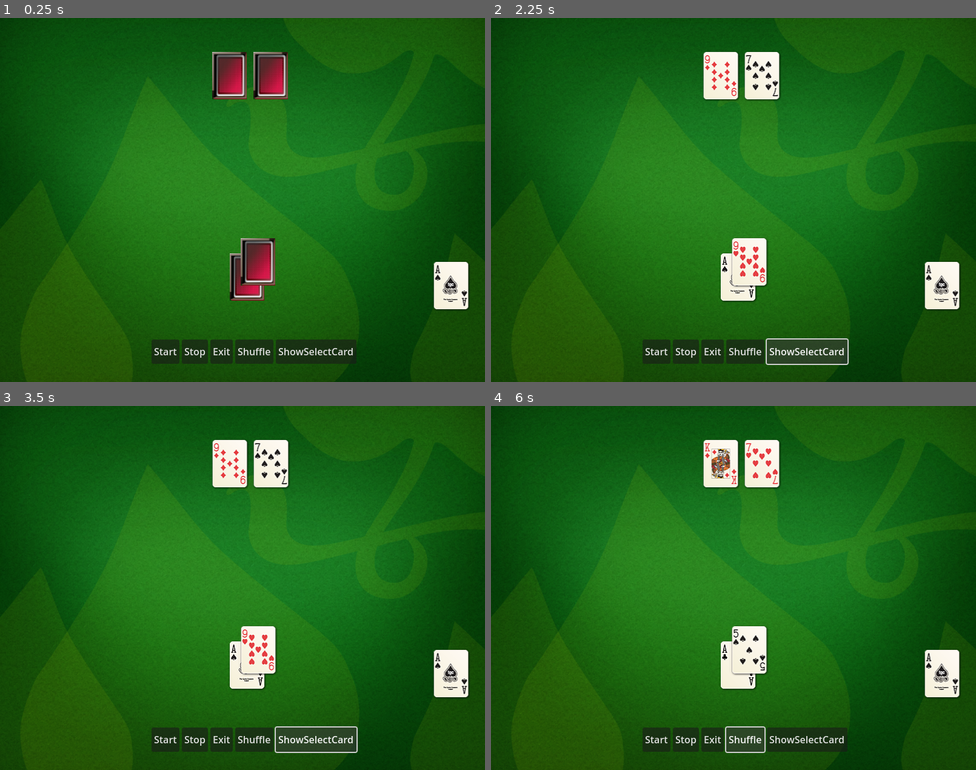
Above: before the commit, frames 1-4 (two rows, left to right).
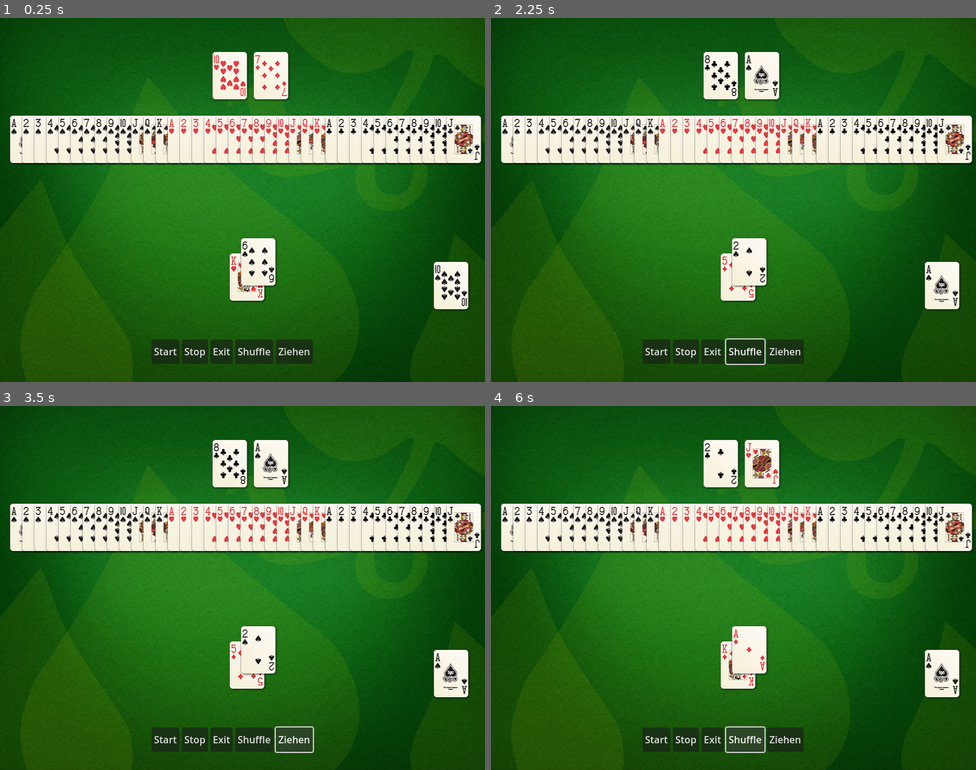
Above: after the commit, the same moments.

Repository: GizehFire/CoolBlackJack
Game: Godot game, scene res://scene/main.tscn
Same seed, same stepped clock (60 frames per second), same inputs: the game is played once before the commit and once after it.
Inputs (mouse positions are in pixels of both pictures, inside the frame that each line leads up to):
- Up to frame 1 (0.25 s): no input
- Up to frame 2 (2.25 s): click "Stop" at 0.5 s; click "Shuffle" at 1.25 s; click (806, 352) at 2 s, where only the run before the commit has a clickable "ShowSelectCard"
- Up to frame 3 (3.5 s): click (295, 740) at 2.75 s, where only the run after the commit has a clickable "Ziehen"
- Up to frame 4 (6 s): click "Start" at 3.5 s; click "Start" at 4.25 s; click "Stop" at 5 s; click "Shuffle" at 5.75 s

The runs differ from the first frame. In frame 1, 18% of the frame differs, in the area x 2-100%, y 9-95%; in frame 2, 15%; in frame 3, 15%; in frame 4, 15%.

Commit message:
deck-logic
* Some functions that were previously in "main.gd" have been refactored into "module/utils.gd".

* A “Ziehen” / “Hits” button has been added.

Diff:
--- a/scene/buttons.tscn
+++ b/scene/buttons.tscn
@@ -26,8 +26,12 @@
 [node name="btn_select_card" type="Button" parent="HBoxContainer"]
 layout_mode = 2
 
+[node name="btn_hits" type="Button" parent="HBoxContainer"]
+layout_mode = 2
+
 [connection signal="pressed" from="HBoxContainer/btn_start" to="." method="_on_btn_start_pressed"]
 [connection signal="pressed" from="HBoxContainer/btn_stop" to="." method="_on_btn_stop_pressed"]
 [connection signal="pressed" from="HBoxContainer/btn_exit" to="." method="_on_btn_exit_pressed"]
 [connection signal="pressed" from="HBoxContainer/btn_shuffle" to="." method="_on_btn_shuffle_pressed"]
 [connection signal="pressed" from="HBoxContainer/btn_select_card" to="." method="_on_btn_select_card_pressed"]
+[connection signal="pressed" from="HBoxContainer/btn_hits" to="." method="_on_btn_hits_pressed"]
--- a/scene/testmod.tscn
+++ b/scene/testmod.tscn
@@ -11,3 +11,7 @@
 offset_right = 418.0
 offset_bottom = 334.0
 text = "Okay"
+
+[node name="Label" type="Label" parent="."]
+offset_right = 40.0
+offset_bottom = 23.0
--- a/scripte/buttons.gd
+++ b/scripte/buttons.gd
@@ -7,7 +7,7 @@
 @onready var btn_exit: Button = $HBoxContainer/btn_exit
 @onready var btn_shuffle: Button = $HBoxContainer/btn_shuffle
 @onready var btn_select_card: Button = $HBoxContainer/btn_select_card
-
+@onready var btn_hits: Button = $HBoxContainer/btn_hits
 
 func _ready() -> void:
 
@@ -16,6 +16,11 @@
 	btn_exit.text="Exit"
 	btn_shuffle.text="Shuffle"
 	btn_select_card.text="ShowSelectCard"
+	btn_hits.text="Ziehen"
+
+	# Button vorerst deaktivieren und ausblenden
+	btn_select_card.disabled=true
+	btn_select_card.visible=false
 
 func _on_btn_exit_pressed() -> void:
 	emit_signal("pressed_button", btn_exit.text)
@@ -31,3 +36,6 @@
 
 func _on_btn_select_card_pressed() -> void:
 	emit_signal("pressed_button", btn_select_card.text)
+
+func _on_btn_hits_pressed() -> void:
+	emit_signal("pressed_button", btn_hits.text)
--- a/scripte/main.gd
+++ b/scripte/main.gd
@@ -2,165 +2,59 @@
 
 @onready var buttons: Node = $buttons
 @onready var cards: AnimatedSprite2D = $cards
-@onready var first_card: Sprite2D = $PlayerHand/firstCard
+
+@onready var first_card : Sprite2D = $PlayerHand/firstCard
 @onready var second_card: Sprite2D = $PlayerHand/secondCard
+
 @onready var up_card: Sprite2D = $DealerHand/up_card
 @onready var hole_card: Sprite2D = $DealerHand/hole_card
 
-@export_category("Test Variablen")
-@export var test:int=25
+var actions : Dictionary
+var my_deck: Array[int] = [] # Persistentes, gemischtes Kartendeck
 
-var actions : Dictionary
-var my_deck: Array[int] = []	# Persistentes, gemischtes Kartendeck
 var Utils = preload("res://scripte/module/utils.gd").new()
 
-enum Suit { PIK, HERZ, KREUZ, KARO }               # 0-3
-enum Rank { AS, ZWEI, DREI, VIER, FUENF, SECHS,
-			SIEBEN, ACHT, NEUN, ZEHN, BUBE, DAME, KOENIG }  # 0-12
-
-const ANIM := "default"                            # Name der Animation im SpriteFrames
-# ─────────────────────────────────────────────────────────────
-# 1) Kernfunktion → arbeitet streng typisiert mit Enums
-func _show_card(suit: Suit, rank: Rank) -> void:
-	cards.animation = ANIM
-	if cards.is_playing():
-		cards.playing	= false			# oder stop(), je nach Bedarf
-	cards.frame		= suit * 13 + rank
-
-func show_card(suit: Suit, rank: Rank) -> void:
-	_show_card(suit, rank)
-
-# Variante B: Integer-Aufruf (z. B. show_card_idx(3, 11))
-func show_card_idx(suit_i: int, rank_i: int) -> void:
-	var suit: Suit = suit_i as Suit		# Cast zwingend!
-	var rank: Rank = rank_i as Rank
-	_show_card(suit, rank)
-
-# Variante C: Einzelner Kartenindex 0-51
-func show_card_flat(i: int) -> void:
-	var suit: Suit = (i / 13) as Suit
-	var rank: Rank = (i % 13) as Rank
-	_show_card(suit, rank)
-
 func _ready() -> void:
-
-	show_card(Suit.PIK, Rank.AS)		# Herz Dame in Enum-Schreibweise
-	#show_card_idx(0, 0)				# exakt dieselbe Karte via Zahlen
-	#show_card_flat(0)					# Index-Variante (49 = Karo Bube)
-
-	print("Maxmimale Kartenanzahl: " + str(Ermitteln_Anzahl_Kartendeck()))
-
-	#lege_karte(up_card,0)
-	#lege_karte(hole_card,45)
-
-	# Nur einmal mischen zu Beginn
-	my_deck = Utils.deck_shuffle()
 
 	actions =   {
 
 		"Exit":    get_tree().quit,
 		"Start":   cards.play.bind("default"),
 		"Stop":    cards.stop,
-		"Shuffle": start_new_round,
-		"ShowSelectCard": player_select_cards
+		"Shuffle": Utils._start_new_round.bind(first_card, second_card, up_card, hole_card, cards,my_deck),
+		"ShowSelectCard": player_select_cards,
+		"Ziehen": player_select_hits
 
 	}
 
+	# Exakt dieselbe Karte via Zahlen
+	# Utils.show_card_idx(cards,4, 0)
+
+	# Index-Variante (49 = Karo Bube)
+	# Utils.show_card_flat(cards,49)
+
+	Utils._show_card(cards, Utils.Suit.PIK, Utils.Rank.ZEHN)		# Herz Dame in Enum-Schreibweise
+
+	print("Maxmimale Kartenanzahl: " + str(Utils.Ermitteln_Anzahl_Kartendeck(cards)))
+
+	Utils.lege_karte(cards, up_card,22)
+	Utils.lege_karte(cards, hole_card,45)
+	Utils.lege_karte(cards, first_card,25)
+	Utils.lege_karte(cards, second_card,05)
+
+	# Nur einmal mischen zu Beginn
+	my_deck = Utils.deck_shuffle()
+
 	buttons.pressed_button.connect(Callable(_on_buttons_selected))
+
+	Utils._karten_legen(self, up_card, cards, 25,200,37)
+
+func player_select_hits() -> void:
+	print("Player have pressed 'hits' button")
 
 func player_select_cards():
 	print("you pressed 'Select Button'")
 
-
-func set_shuffle_card(deck: Array[int]) -> Array[int]:
-	# reine Logik
-
-	var idx : Dictionary = Utils.get_card_indices(my_deck)
-	var anim := cards.animation
-
-	first_card.texture  = cards.sprite_frames.get_frame_texture(anim, idx["first"])
-	second_card.texture = cards.sprite_frames.get_frame_texture(anim, idx["second"])
-	up_card.texture     = cards.sprite_frames.get_frame_texture(anim, idx["up"])
-	hole_card.texture   = cards.sprite_frames.get_frame_texture(anim, idx["hole"])
-
-	print("%d : %d : %d : %d" % [idx["first"], idx["second"], idx["up"], idx["hole"]])
-	return deck
-
-func start_new_round() -> void:
-	if my_deck.size() < 4:
-		my_deck = Utils.deck_shuffle()
-		print(" - New Mix - ")
-	set_shuffle_card(my_deck)
-
 func _on_buttons_selected(item:String) -> void:
 	if actions.has(item):
 		actions[item].call()      # eine Zeile statt vieler ifs
-
-func lege_karte(Deck_Position:Sprite2D, Karten_Nummer:int) -> void:
-	# Beschreibung:
-	#
-	# Auswahl eines bestimmten Karten-Frames (z. B. für Tests oder gezielte Anzeige)
-	#
-	# Eingabe:
-	#
-	#	1. = Wo soll die gewaehlte Karte gelegt werden
-	#	2. = Kartenwahl von As bis K
-	#
-	# Ausgabe: Keine
-
-	# Weist dem up_card-Sprite die Textur des Frame Nr. 7 zu (Index basiert auf SELECT_CARDS)
-
-	Deck_Position.texture = cards.sprite_frames.get_frame_texture(cards.animation, Karten_Nummer)
-
-func Ermitteln_Anzahl_Kartendeck():
-
-	# Ermittelt die maximale Anzahl an Frames (Karten) in der aktuellen Animation des AnimatedSprite2D
-	var maximal_cards: int = cards.sprite_frames.get_frame_count(cards.animation)
-
-	# Gibt die Anzahl der verfügbaren Karten (Frames) im Terminal aus
-	return maximal_cards
-
-func Karten_legen(position_x:int, position_y:int, anzahl_karte:int) -> void:
-
-	# Beschreibung:
-	#
-	#	Bestimmte Anzahl von Karten auf dem Tisch legen
-	#
-	# Eingabe:
-	#
-	#	1. = X-Kooridnaten
-	#	2. = Y-Kooridnaten
-	#	3. = maxmale Kartenanzahl
-	#
-	# Ausgabe: Keine
-
-	var neue_karten: Array[Sprite2D]	= []
-
-	# Fange bei der ersten Karte an
-	var deck_number: int = 0
-
-	# Abstandpostion zwischen den Karten
-	var abstand_karte: int = 20
-
-	for i in range(anzahl_karte):
-
-		var klon: Sprite2D = up_card.duplicate() as Sprite2D
-
-		# Textur aus SpriteFrames holen
-		klon.texture = cards.sprite_frames.get_frame_texture(cards.animation, deck_number)
-
-		# nächste Karte
-		deck_number += 1
-
-		# Position berechnen (Start + Versatz)
-		klon.position = Vector2(position_x + (i + 1) * abstand_karte, position_y)
-
-		# sichtbar machen
-		add_child(klon)
-
-		# im Array speichern
-		neue_karten.append(klon)
-
-	# Für Debug:
-	# print("Es wurden ", neue_karten.size(), " Karten erzeugt.")
-	# print(neue_karten)
--- a/scripte/module/utils.gd
+++ b/scripte/module/utils.gd
@@ -1,13 +1,137 @@
 # module/uitls.gd
-
 extends Node
 
-func ensure_enough_cards(_deck: Array[int]) -> Array[int]:
+const ANIM := "default"	# Name der Animation im SpriteFrames
 
+enum Suit { PIK, HERZ, KREUZ, KARO }               # 0-3
+enum Rank { AS, ZWEI, DREI, VIER, FUENF, SECHS,
+			SIEBEN, ACHT, NEUN, ZEHN, BUBE, DAME, KOENIG }  # 0-12
+
+func _build_actions(
+	# Setze das dann in main.gd rein unter der Funktion
+	#
+	# func _ready() -> void:
+	#
+	# 	add_child(Utils)				# jetzt hat Utils einen Tree
+	# 	actions = Utils.build_actions(
+
+	#	self, first_card, second_card,
+	#	up_card, hole_card,
+	#	cards, my_deck)
+	#
+	#	pass
+
+		main_node: Node,
+		first_C: Sprite2D,
+		sec_C: Sprite2D,
+		up_C: Sprite2D,
+		hole_C: Sprite2D,
+		cards_ani: AnimatedSprite2D,
+		deck: Array[int]) -> Dictionary:
+
+			return {
+
+		"Exit": get_tree().quit,
+		"Start": cards_ani.play.bind("default"),
+		"Stop": cards_ani.stop,
+		"Shuffle": _start_new_round.bind(
+			first_C, sec_C, up_C, hole_C, cards_ani, deck),
+		"ShowSelectCard": main_node.player_select_cards,
+		"Ziehen": main_node.player_select_hits,
+	}
+
+func _start_new_round (first_C, sec_C,up_C,hole_C: Sprite2D, cards_ani: AnimatedSprite2D, _deck: Array[int]) ->void:
 	if _deck.size() < 4:
+		#_deck = Utils.deck_shuffle()
+		_deck.clear()                              # alles raus
+		_deck.append_array(deck_shuffle())
 		print(" - New Mix - ")
-		return deck_shuffle()        # mischt ein neues 52-Karten-Deck
+	set_shuffle_card(first_C, sec_C, up_C, hole_C, cards_ani, _deck)
+
+func Ermitteln_Anzahl_Kartendeck(Kartendeck: AnimatedSprite2D):
+
+	# Ermittelt die maximale Anzahl an Frames (Karten) in der aktuellen Animation des AnimatedSprite2D
+	var maximal_cards: int = Kartendeck.sprite_frames.get_frame_count(Kartendeck.animation)
+
+	# Gibt die Anzahl der verfügbaren Karten (Frames) im Terminal aus
+	return maximal_cards
+
+func lege_karte(Kartendeck: AnimatedSprite2D, Deck_Position:Sprite2D, Karten_Nummer:int) -> void:
+	# Beschreibung:
+	#
+	# Auswahl eines bestimmten Karten-Frames (z. B. für Tests oder gezielte Anzeige)
+	#
+	# Eingabe:
+	#	1. = Kartendeck waehlen (AnimatedSprite2D)
+	#	2. = Wo soll die gewaehlte Karte gelegt werden
+	#	3. = Kartenwahl von As bis K
+	#
+	# Ausgabe: Keine
+
+	# Weist dem up_card-Sprite die Textur des Frame Nr. 7 zu (Index basiert auf SELECT_CARDS)
+
+	Deck_Position.texture = Kartendeck.sprite_frames.get_frame_texture(Kartendeck.animation, Karten_Nummer)
+
+func _karten_legen(
+
+	parent: Node,	# <- NEU
+	kartendeck: Sprite2D,
+	karten_ani: AnimatedSprite2D,
+	position_x: int,
+	position_y: int,
+	anzahl: int
+) -> Array[Sprite2D]:
+
+	var neu: Array[Sprite2D] = []
+	var deck_nr := 0
+	const ABSTAND := 20
+
+	for i in anzahl:
+		var klon := kartendeck.duplicate() as Sprite2D
+		klon.texture = karten_ani.sprite_frames.get_frame_texture(
+			karten_ani.animation,
+			deck_nr
+		)
+		deck_nr += 1
+		klon.position = Vector2(position_x + (i + 1) * ABSTAND, position_y)
+		parent.add_child(klon)	# <- NICHT Utils!
+		neu.append(klon)
+
+	return neu
+
+func set_shuffle_card(first_C, sec_C,up_C,hole_C:Sprite2D, cards_ani: AnimatedSprite2D, _deck: Array[int]) -> Array[int]:
+	# reine Logik
+
+	var idx : Dictionary = get_card_indices(_deck)
+	var anim := cards_ani.animation
+
+	first_C.texture  = cards_ani.sprite_frames.get_frame_texture(anim, idx["first"])
+	sec_C.texture = cards_ani.sprite_frames.get_frame_texture(anim, idx["second"])
+	up_C.texture     = cards_ani.sprite_frames.get_frame_texture(anim, idx["up"])
+	hole_C.texture   = cards_ani.sprite_frames.get_frame_texture(anim, idx["hole"])
+
+	print("%d : %d : %d : %d" % [idx["first"], idx["second"], idx["up"], idx["hole"]])
 	return _deck
+
+func _show_card(cards_ani: AnimatedSprite2D, suit: Suit, rank: Rank) -> void:
+	cards_ani.animation = ANIM
+	if cards_ani.is_playing():
+		cards_ani.playing	= false			# oder stop(), je nach Bedarf
+	cards_ani.frame		= suit * 13 + rank
+
+# Variante B: Integer-Aufruf
+# (z. B@onready var btn_select_card:
+# Button = $HBoxContainer/btn_select_cardva. show_card_idx(3, 11))
+func show_card_idx(cards_ani: AnimatedSprite2D, suit_i: int, rank_i: int) -> void:
+	var suit: Suit = suit_i as Suit		# Cast zwingend!
+	var rank: Rank = rank_i as Rank
+	_show_card(cards_ani, suit, rank)
+
+# Variante C: Einzelner Kartenindex 0-51
+func show_card_flat(cards_ani: AnimatedSprite2D, i: int) -> void:
+	var suit: Suit = (i / 13) as Suit
+	var rank: Rank = (i % 13) as Rank
+	_show_card(cards_ani, suit, rank)
 
 func get_card_indices(_deck: Array[int]) -> Dictionary:
 	# zieht 4 Karten nacheinander und liefert ihre Indizes
--- a/scripte/testmod.gd
+++ b/scripte/testmod.gd
@@ -1,7 +1,21 @@
 extends Node2D
+@onready var label : Label = $Label
 
 func _ready() -> void:
 
+	var txt: String  = "76"
+	var num: int     = txt as int        # → 123  (ok)
+
+	var number: int = 2025
+	# var num2txt: String = number as String
+
+	print(num)
+	# print(num2txt)
+	label.text="Hi"
+	print(hash(test_dic))
+	print(test_dic)
+
+func test_dic():
 	var TPlayer : Dictionary = {
 		"Player" 	: "Mike",
 		"IsActive" 	: true,
Not shown: 1 places in scene/main.tscn that only renumber resources
Not shown, changed: scripte/main.gd.uid
